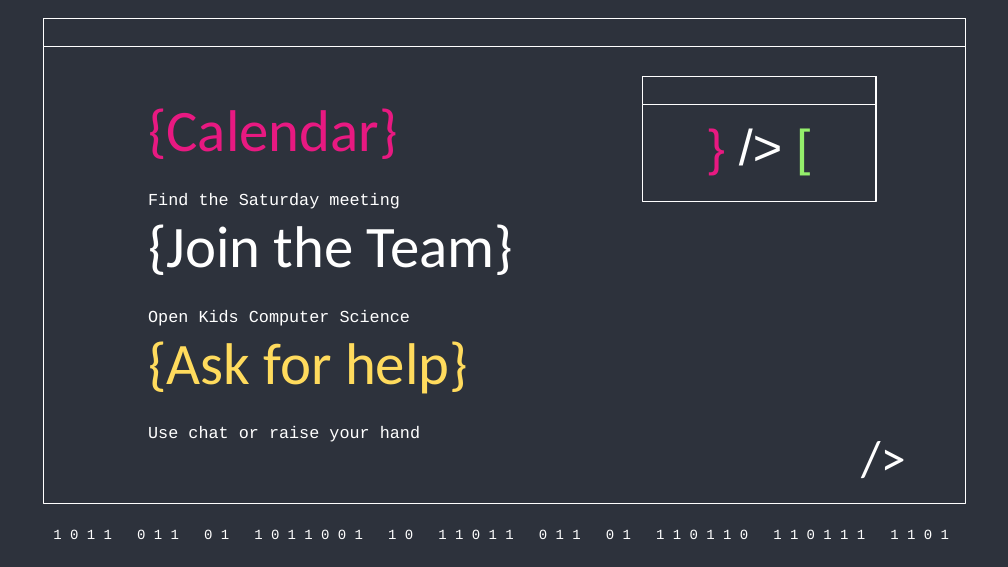
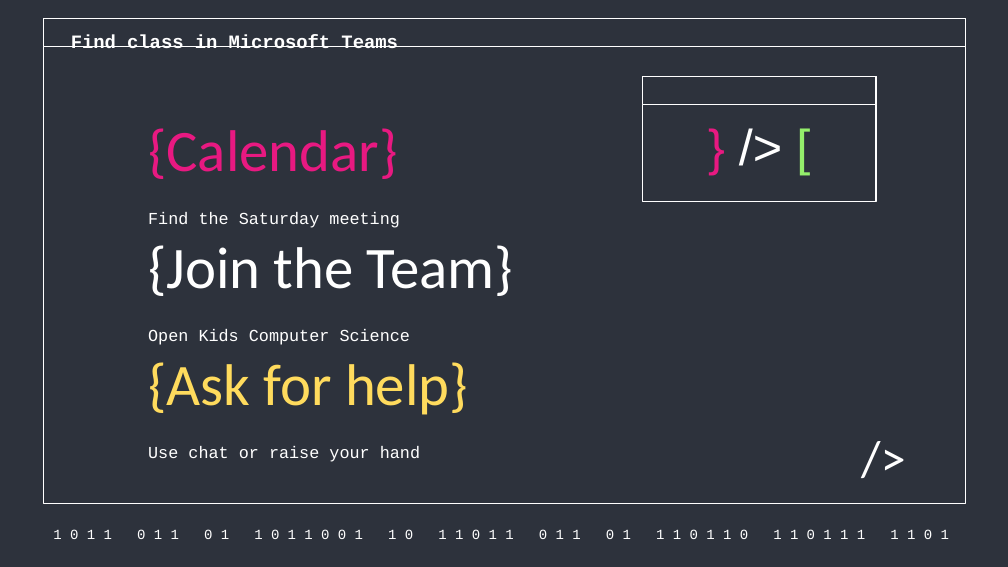
Before and after one commit to aghimir3/KidsComputerScience, a slide deck: slide 10 of 2026-07-11_Intro_to_Computer_Science_Programming/2026-07-11_Intro_to_Computer_Science_Programming.pptx. Drawn at 1008x567 pixels with LibreOffice and Linux fonts; fonts in the diff are those of the drawing. Boxes give left, top, right and bottom in pixels: in the first picture for what was removed or moved away, otherwise in the second. Text is boxed around its words. In the diff, an @@ line names an element or a change of style, - is before the commit and + after.

```diff
--- a/2026-07-11_Intro_to_Computer_Science_Programming/2026-07-11_Intro_to_Computer_Science_Programming.pptx
+++ b/2026-07-11_Intro_to_Computer_Science_Programming/2026-07-11_Intro_to_Computer_Science_Programming.pptx
@@ text added at box(71, 34, 397, 48), 13.5 pt, text #FFFFFF, bold @@
+Find class in Microsoft Teams
@@ title "{Calendar}": place and size @@
-title "{Calendar}" at box(148, 108, 398, 159)
+title "{Calendar}" at box(148, 128, 398, 179)
@@ title "{Join the Team}": place and size @@
-title "{Join the Team}" at box(148, 224, 513, 275)
+title "{Join the Team}" at box(148, 245, 513, 296)
@@ title "{Ask for help}": place and size @@
-title "{Ask for help}" at box(148, 341, 468, 394)
+title "{Ask for help}" at box(148, 362, 468, 415)
@@ 3 subtitles: place and size @@
-3 subtitles at box(148, 193, 420, 442)
+3 subtitles at box(148, 212, 420, 462)
```
Also in this commit, not shown: 15 other slides changed, 1 other file.
